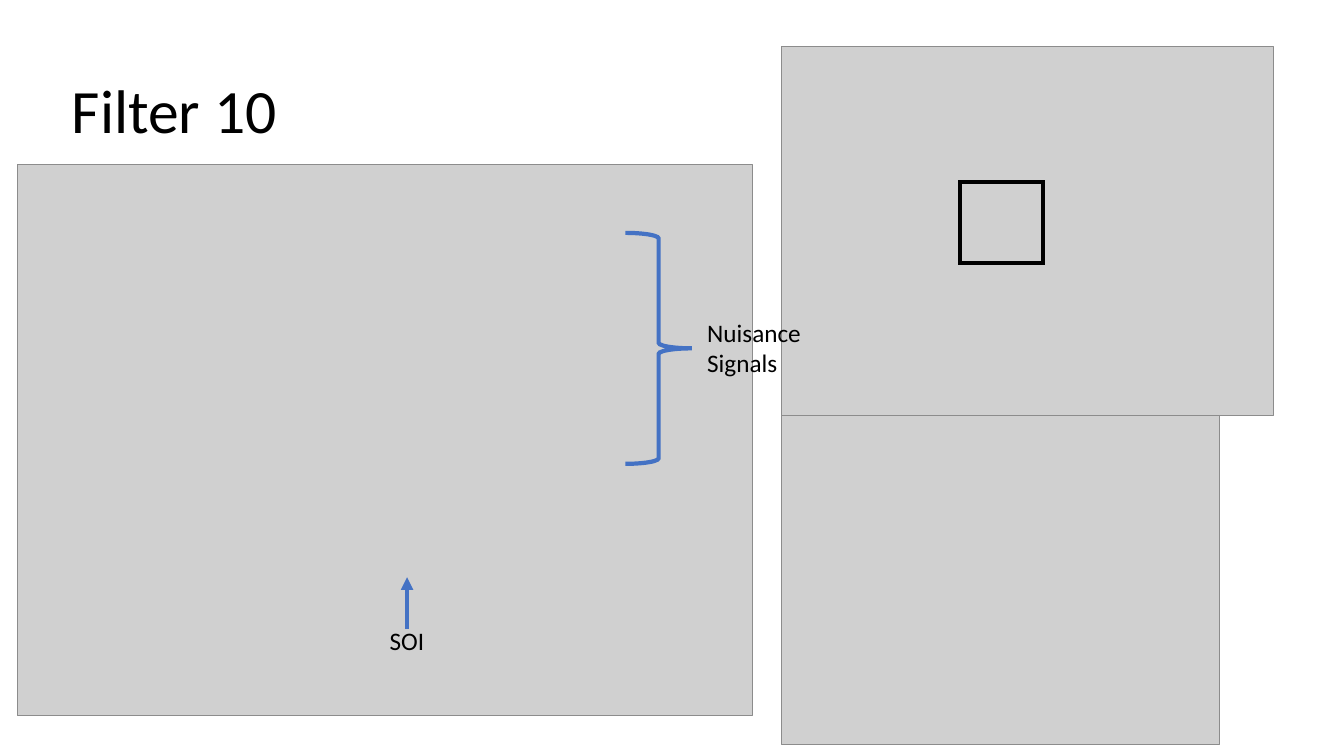
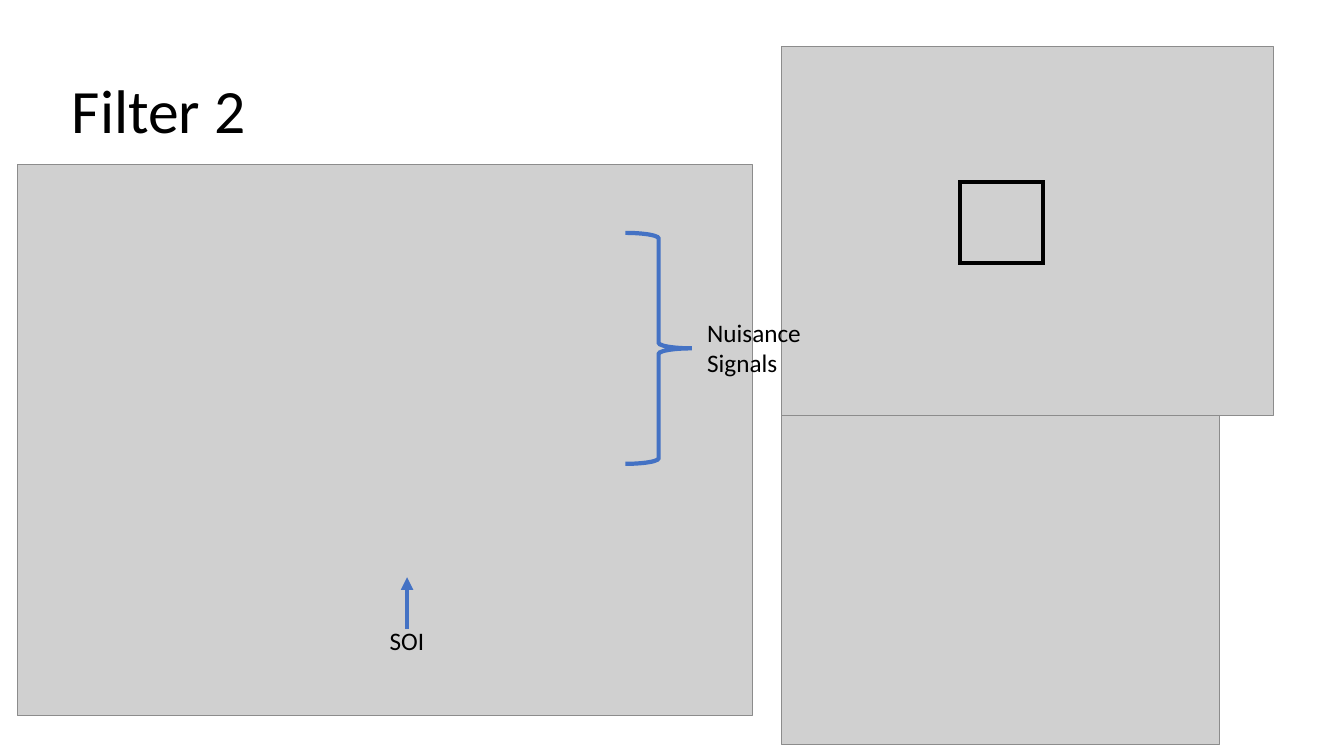
Before and after one commit to laurenlusk/DigiCommFinalProject, a slide deck: slide 4 of Singular Value Powerpoints/SVD 10 Filters Snippet 4.pptx (slide 12 before the commit). Drawn at 1344x756 pixels with LibreOffice and Linux fonts; fonts in the diff are those of the drawing; grey boxes stand for pictures. Boxes give left, top, right and bottom in pixels: in the first picture for what was removed or moved away, otherwise in the second. Text is boxed around its words. In the diff, an @@ line names an element or a change of style, - is before the commit and + after.

```diff
--- a/Singular Value Powerpoints/SVD 10 Filters Snippet 4.pptx
+++ b/Singular Value Powerpoints/SVD 10 Filters Snippet 4.pptx
@@ title at box(72, 90, 245, 134): text changed @@
-Filter 10
+Filter 2
```
Also in this commit, not shown: 5 other slides changed, 3 other files.
